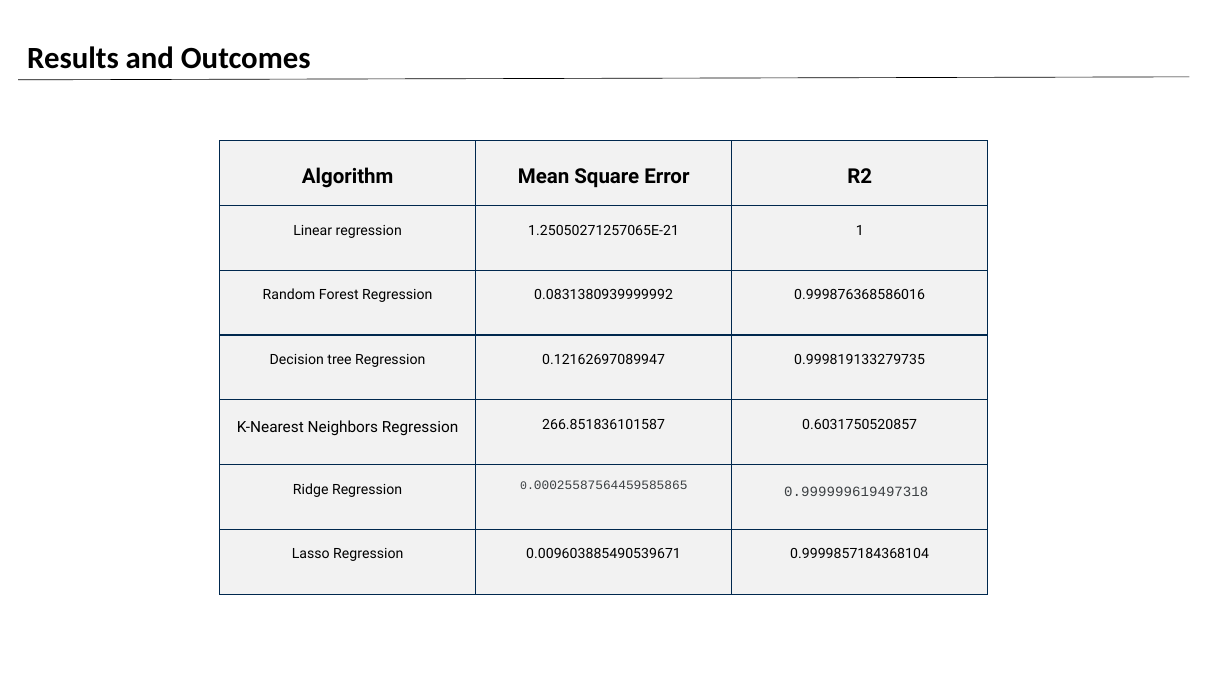
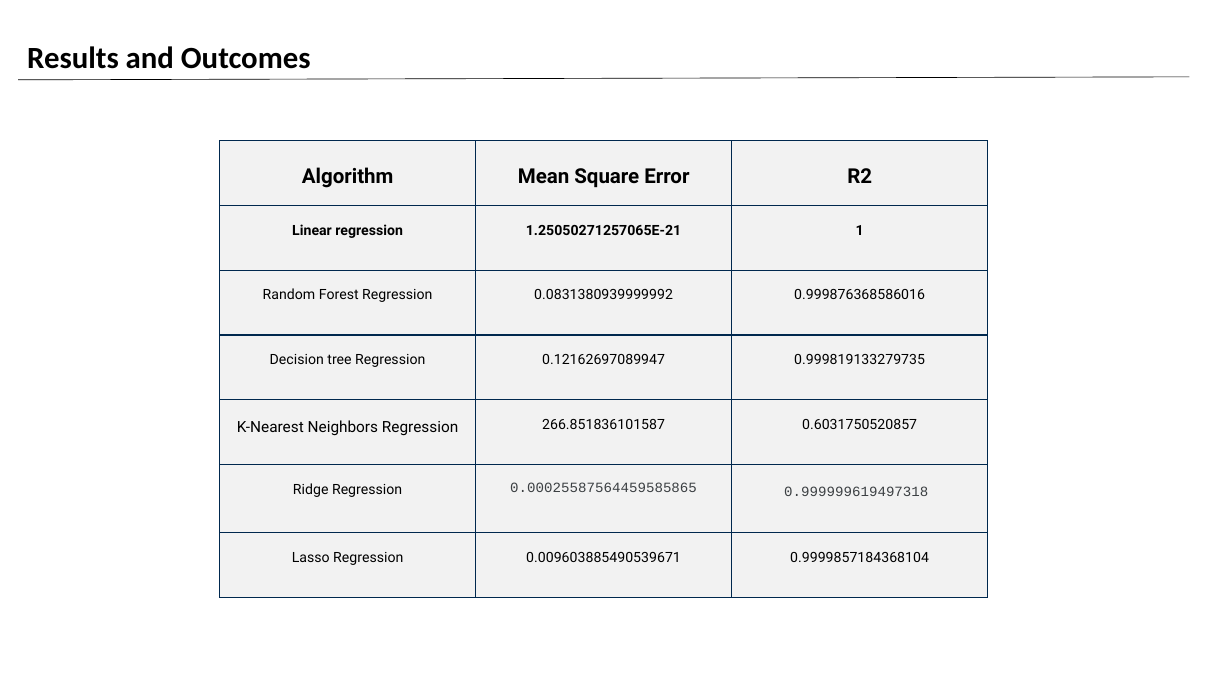
Before and after one commit to Omar0Khaled152001/Sea-Level-Prediction-Sytstem, a slide deck: slide 31 of Sea Level Rise PP.pptx (slide 30 before the commit). Drawn at 1232x693 pixels with LibreOffice and Linux fonts; fonts in the diff are those of the drawing; background and template pictures are left out. Boxes give left, top, right and bottom in pixels: in the first picture for what was removed or moved away, otherwise in the second. Text is boxed around its words. In the diff, an @@ line names an element or a change of style, - is before the commit and + after.

```diff
--- a/Sea Level Rise PP.pptx
+++ b/Sea Level Rise PP.pptx
@@ table at (x1=220, y1=140, x2=988, y2=594) @@
@@ bold on in "Linear regression", "1.25050271257065E-21", "1" @@
@@ size 9 to 11 pt, size 10 to 11 pt in "0.00025587564459585865" @@
```
Also in this commit, not shown: 11 other slides changed, 3 slides added, 1 slide removed, 1 other file.
